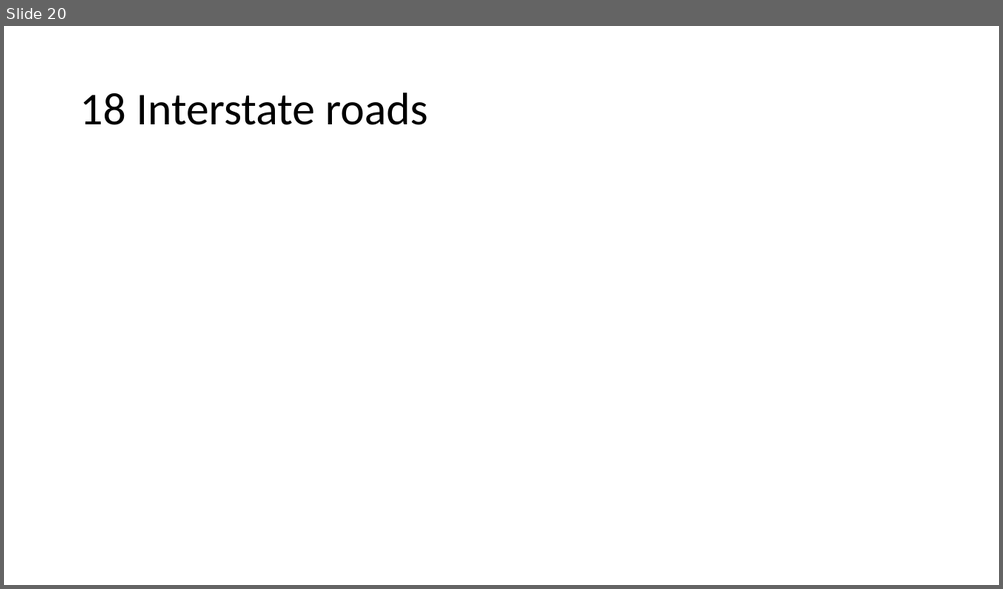
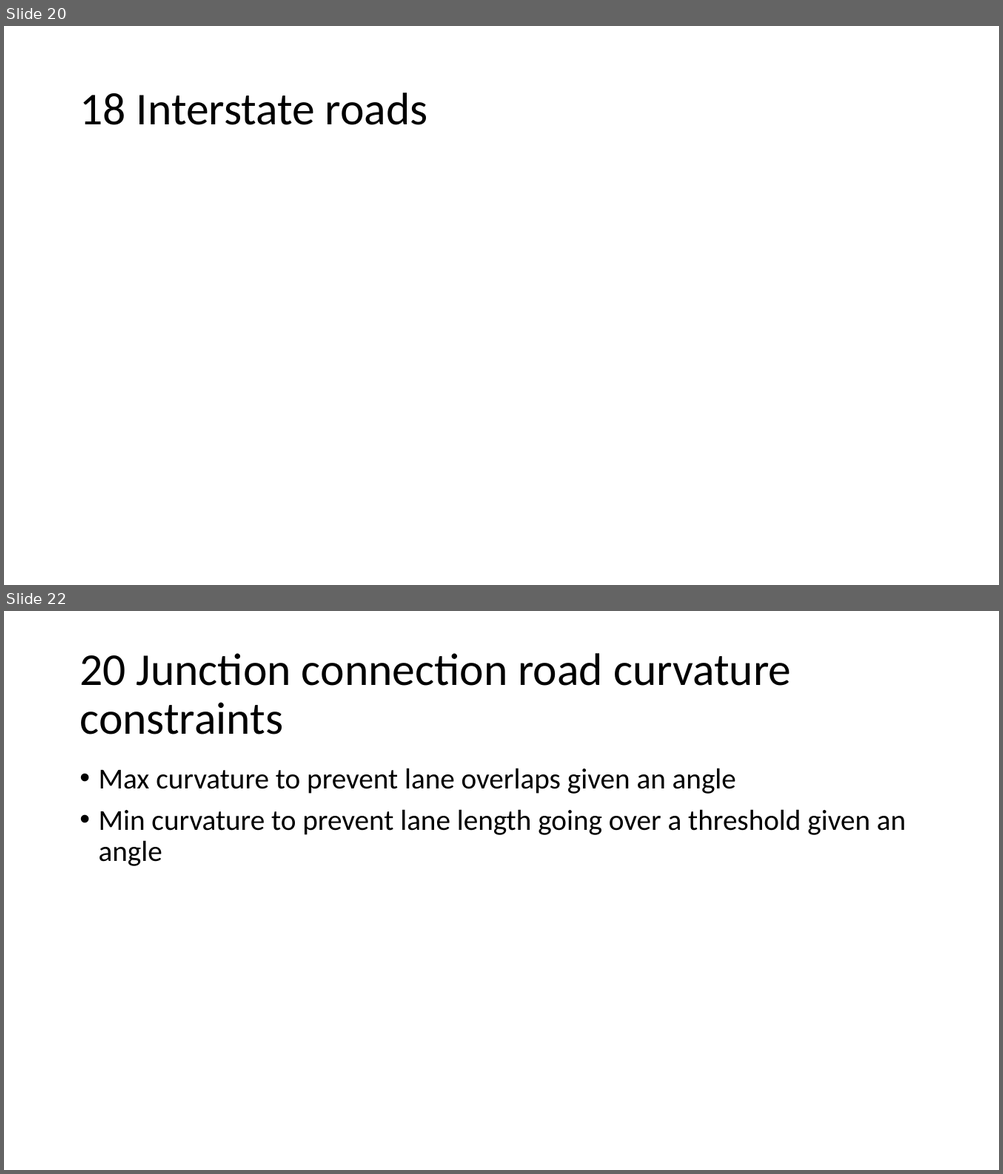
Before and after one commit to AugmentedDesignLab/junction-art, a slide deck: plan/challenges.pptx. Shown one above the other, each under a label of ours: slide 20 before the commit, slides 20 and 22 after it; the slides between them are not shown. The pictures are 1003x589 and 1003x1174 pixels, drawn with LibreOffice and Linux fonts; fonts in the diff are those of the drawing. Boxes give left, top, right and bottom in pixels: in the first picture for what was removed or moved away, otherwise in the second. Text is boxed around its words. In the diff, an @@ line names an element or a change of style, - is before the commit and + after.

```diff
--- a/plan/challenges.pptx
+++ b/plan/challenges.pptx
@@ slide 22 added at [4, 611, 999, 1170], background #FFFFFF @@
@@ title added at [79, 653, 791, 735], 44 pt, text #000000 @@
+20 Junction connection road curvature constraints
@@ text added at [99, 768, 905, 866], 28 pt, text #000000 @@
+• Max curvature to prevent lane overlaps given an angle
+• Min curvature to prevent lane length going over a threshold given an angle
```
Also in this commit, not shown: 2 other slides added, 9 other files.
